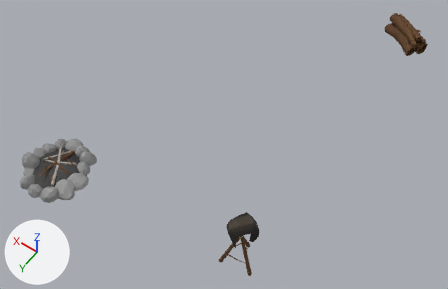
Before and after pictures for a commit that changed the glTF model models/Objects2.gltf.
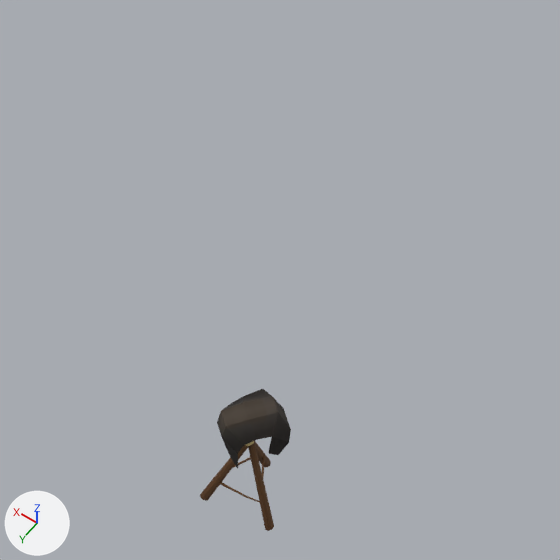
Each version appears first whole from a 50 mm lens placed at (-18.55, 20.68, 9.86), pointed at (-13.97, 14.27, -0.21), and next in a close-up on the part from 29% to 85% of the width and 13% to 100% of the height. Lighting does not change. The marker at lower left points along +X, +Y and +Z. Where no turn or scale is listed for an object, it has been applied to the vertices.

Script lines for the objects in view, before the commit:
```python
me_cylinder_064 = bpy.data.meshes.new('Cylinder.064')
me_cylinder_064.from_pydata(...)  # 338 vertices, 648 faces; spans x -0.342..0.297, y -0.375..0.234, z -0.153..1.186
# faces by material slot: [408, 96, 144]
me_cylinder_064.materials.append(mat_material_026)  # picture img_beech_tex_color
me_cylinder_064.materials.append(mat_material_027)  # picture img_fence_tex_color
me_cylinder_064.materials.append(mat_material_028)  # picture img_boar_tex_color
ob_hidedryer_001 = bpy.data.objects.new('HideDryer.001', me_cylinder_064)
ob_hidedryer_001.location = (-15.75, 16.31, 0.05)
```
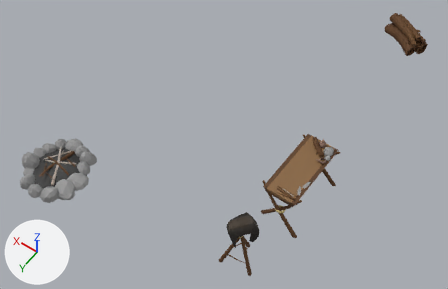
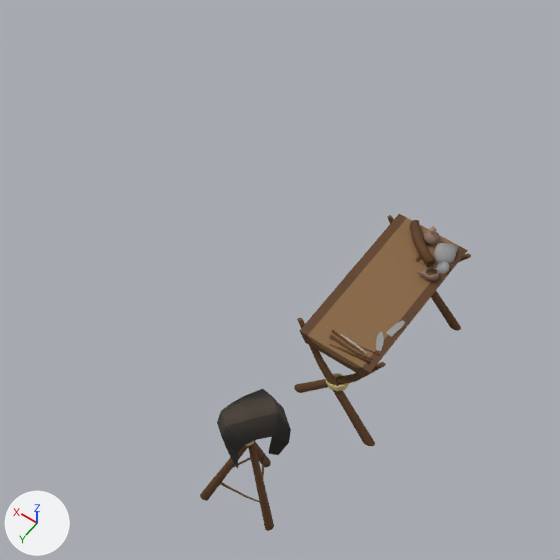
Patch to the scene script:
```diff
--- a/models/Objects2.gltf.py
+++ b/models/Objects2.gltf.py
@@ img_stone_tex_color_001 @@
+img_stone_tex_color_001 = load_image('Stone_tex_color.001', '_unpacked/Stone_tex_color.001', 256, 256, 'sRGB')
@@ img_trunk_tex_color @@
+img_trunk_tex_color = load_image('Trunk_tex_color', '_unpacked/Trunk_tex_color', 256, 256, 'sRGB')
@@ img_pottery_tex_color @@
+img_pottery_tex_color = load_image('Pottery_tex_color', '_unpacked/Pottery_tex_color', 256, 256, 'sRGB')
@@ img_birchwax_tex_color @@
+img_birchwax_tex_color = load_image('Birchwax_tex_color', '_unpacked/Birchwax_tex_color', 32, 32, 'sRGB')
@@ mat_stone_018 @@
+mat_stone_018 = principled_material('stone.018')
+mat_stone_018.texture = img_stone_tex_color_001
+mat_stone_018.roughness = 0.8
@@ mat_trunk_mat_004 @@
+mat_trunk_mat_004 = principled_material('Trunk mat.004')
+mat_trunk_mat_004.texture = img_trunk_tex_color
@@ mat_material_058 @@
+mat_material_058 = principled_material('Material.058')
+mat_material_058.texture = img_beech_tex_color
+mat_material_058.roughness = 0.8
@@ mat_potmat_009 @@
+mat_potmat_009 = principled_material('PotMat.009')
+mat_potmat_009.texture = img_pottery_tex_color
+mat_potmat_009.roughness = 0.9
@@ mat_material_059 @@
+mat_material_059 = principled_material('Material.059')
+mat_material_059.texture = img_fence_tex_color
+mat_material_059.roughness = 0.8
@@ mat_material_057 @@
+mat_material_057 = principled_material('Material.057')
+mat_material_057.texture = img_beech_tex_color
+mat_material_057.roughness = 0.8
@@ mat_potmat_011 @@
+mat_potmat_011 = principled_material('PotMat.011')
+mat_potmat_011.texture = img_pottery_tex_color
+mat_potmat_011.roughness = 0.9
@@ mat_material_054 @@
+mat_material_054 = principled_material('Material.054')
+mat_material_054.texture = img_stone_tex_color
@@ mat_material_053 @@
+mat_material_053 = principled_material('Material.053')
+mat_material_053.texture = img_birchwax_tex_color
@@ mat_material_056 @@
+mat_material_056 = principled_material('Material.056')
+mat_material_056.texture = img_beech_tex_color
+mat_material_056.roughness = 0.8
@@ mat_material_055 @@
+mat_material_055 = principled_material('Material.055')
+mat_material_055.texture = img_birch_tex_color
+mat_material_055.roughness = 0.8
@@ mat_stone_017 @@
+mat_stone_017 = principled_material('stone.017')
+mat_stone_017.texture = img_stone_tex_color_001
+mat_stone_017.roughness = 0.8
@@ me_plane_010 @@
+me_plane_010.from_pydata(...)  # 1085 vertices, 2008 faces; spans x -0.46..0.43, y -0.81..0.77, z -0.09..1.05
+me_plane_010.materials.append(mat_material_053)  # picture img_birchwax_tex_color
+me_plane_010.materials.append(mat_material_054)  # picture img_stone_tex_color
+me_plane_010.materials.append(mat_stone_017)  # picture img_stone_tex_color_001
+me_plane_010.materials.append(mat_stone_018)  # picture img_stone_tex_color_001
+me_plane_010.materials.append(mat_potmat_009)  # picture img_pottery_tex_color
+me_plane_010.materials.append(mat_potmat_011)  # picture img_pottery_tex_color
+me_plane_010.materials.append(mat_material_055)  # picture img_birch_tex_color
+me_plane_010.materials.append(mat_material_056)  # picture img_beech_tex_color
+me_plane_010.materials.append(mat_material_057)  # picture img_beech_tex_color
+me_plane_010.materials.append(mat_material_058)  # picture img_beech_tex_color
+me_plane_010.materials.append(mat_trunk_mat_004)  # picture img_trunk_tex_color
+me_plane_010.materials.append(mat_material_059)  # picture img_fence_tex_color
@@ ob_tablesmithery @@
+ob_tablesmithery = bpy.data.objects.new('TableSmithery', me_plane_010)
+ob_tablesmithery.location = (-15.9, 14.58, -0.03)
```

Pixel boxes (x1, y1, x2, y2) of what changed, in the close-ups (560 x 560 px):
'TableSmithery', added (brown)
    after: (294, 214, 471, 446)
    faces in mat_trunk_mat_004 (picture img_trunk_tex_color): (300, 214, 468, 376)
    faces in mat_material_058 (picture img_beech_tex_color): (294, 215, 471, 446)
    faces in mat_material_057 (picture img_beech_tex_color): (410, 220, 436, 267)
    faces in mat_stone_017 (picture img_stone_tex_color_001): (434, 243, 457, 264)
    faces in mat_material_056 (picture img_beech_tex_color): (329, 329, 380, 363)
